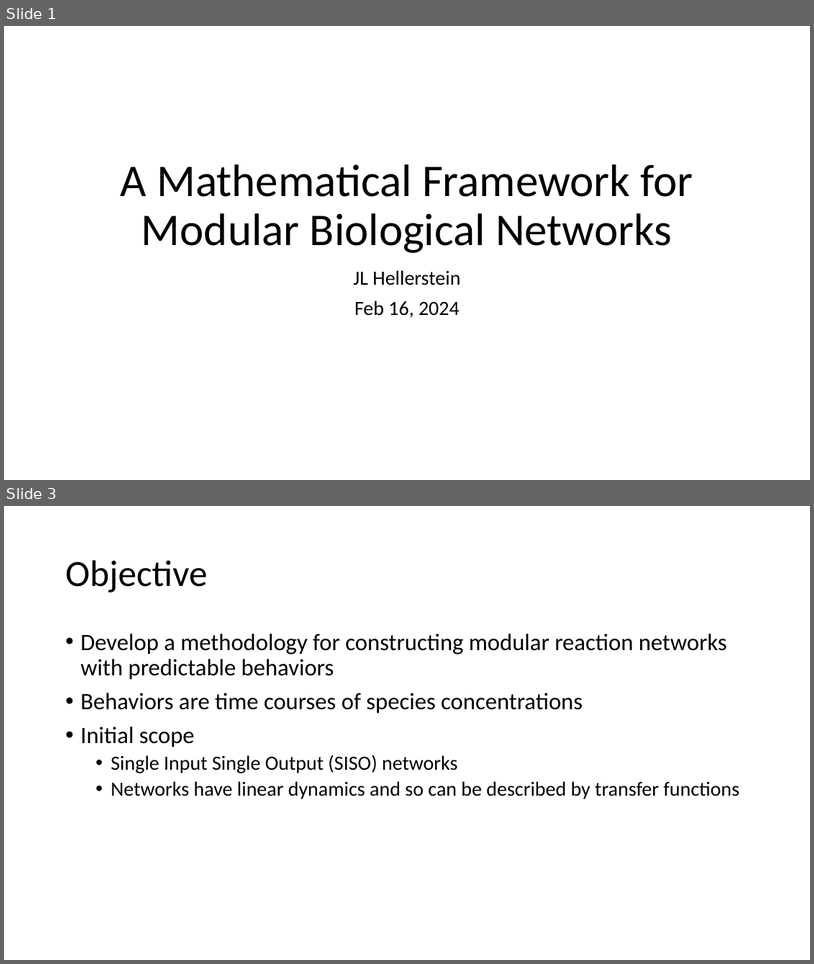
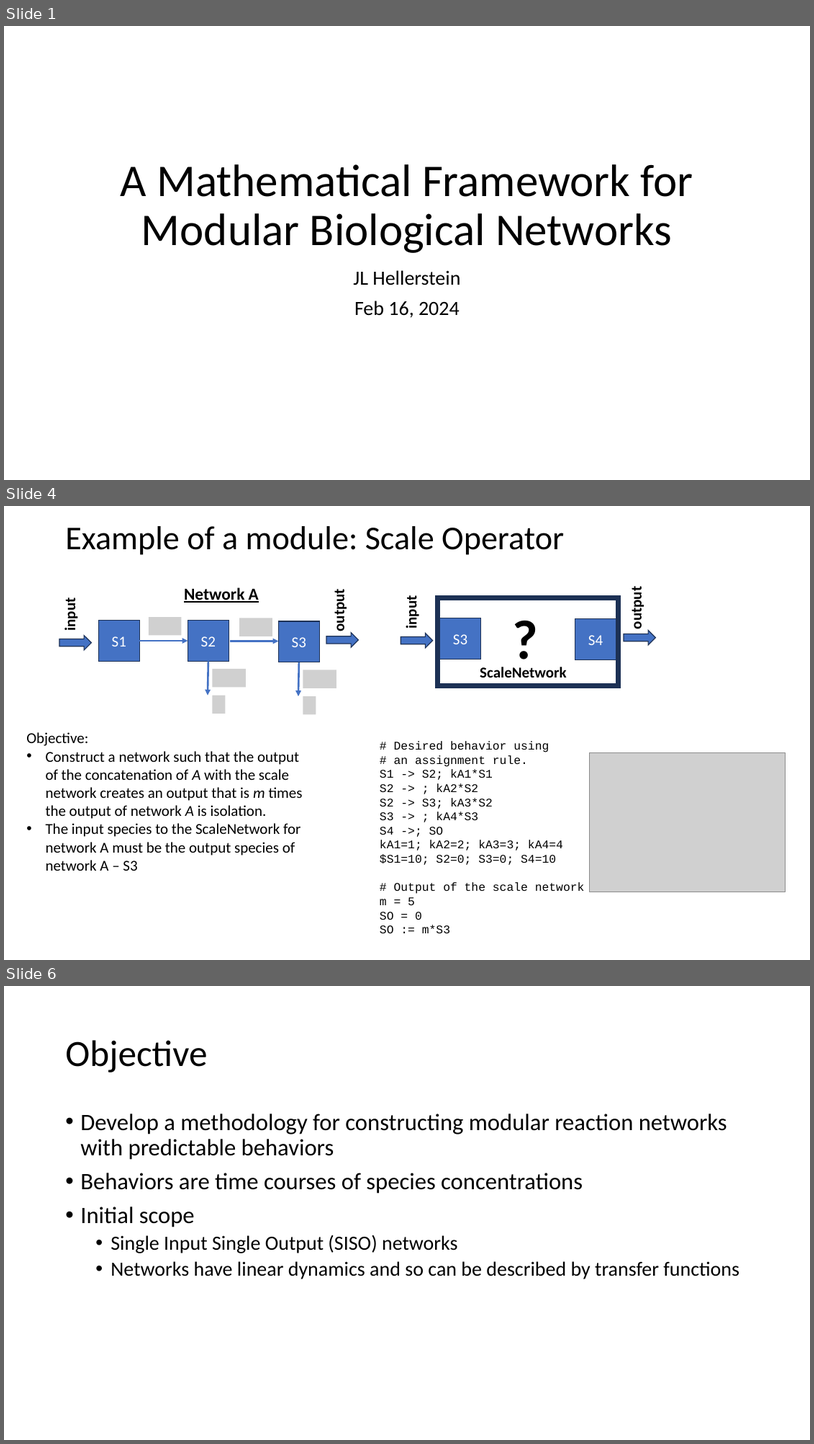
Before and after one commit to joseph-hellerstein/linear_reaction_networks, a slide deck: docs/module_framework.pptx. Shown one above the other, each under a label of ours: slides 1 and 3 before the commit, slides 1, 4 and 6 after it; the slides between them are not shown. The pictures are 814x964 and 814x1444 pixels, drawn with LibreOffice and Linux fonts; fonts in the diff are those of the drawing; grey boxes stand for pictures. Boxes give left, top, right and bottom in pixels: in the first picture for what was removed or moved away, otherwise in the second. Text is boxed around its words. In the diff, an @@ line names an element or a change of style, - is before the commit and + after.

```diff
--- a/docs/module_framework.pptx
+++ b/docs/module_framework.pptx
@@ slide 4 added at <box>4,506,810,960</box>, background #FFFFFF @@
@@ title added at <box>65,526,564,555</box>, 39.6 pt, text #000000 @@
+Example of a module: Scale Operator
@@ text added at <box>184,587,259,602</box>, 20 pt, text #000000, bold, underline @@
+Network A
@@ text added at <box>61,600,80,630</box>, 18 pt, text #000000, bold @@
+input
@@ text added at <box>330,593,349,631</box>, 18 pt, text #000000, bold @@
+output
@@ text added at <box>402,598,421,628</box>, 18 pt, text #000000, bold @@
+input
@@ rectangle added at <box>437,598,619,686</box>, outline #1E3256 6 pt, 18 pt, text #FFFFFF @@
+Scale Network
@@ text added at <box>507,600,545,674</box>, 66 pt, text #000000, bold @@
+?
@@ text added at <box>628,592,646,628</box>, 18 pt, text #000000, bold @@
+output
@@ rectangle added at <box>98,620,139,662</box>, fill #4472C4, outline #1E3256 1 pt, 18 pt, text #FFFFFF @@
+S1
@@ picture added at <box>149,617,181,635</box> @@
@@ rectangle added at <box>188,620,229,662</box>, fill #4472C4, outline #1E3256 1 pt, 18 pt, text #FFFFFF @@
+S2
@@ picture added at <box>239,618,273,636</box> @@
@@ rectangle added at <box>278,621,320,662</box>, fill #4472C4, outline #1E3256 1 pt, 18 pt, text #FFFFFF @@
+S3
@@ right arrow added at <box>327,633,358,647</box>, fill #4472C4, outline #1E3256 1 pt @@
@@ right arrow added at <box>401,633,433,648</box>, fill #4472C4, outline #1E3256 1 pt @@
@@ rectangle added at <box>440,618,481,659</box>, fill #4472C4, outline #1E3256 1 pt, 18 pt, text #FFFFFF @@
+S3
@@ rectangle added at <box>576,618,617,659</box>, fill #4472C4, outline #1E3256 1 pt, 18 pt, text #FFFFFF @@
+S4
@@ right arrow added at <box>624,630,656,644</box>, fill #4472C4, outline #1E3256 1 pt @@
@@ right arrow added at <box>59,636,92,650</box>, fill #4472C4, outline #1E3256 1 pt @@
@@ arrow added from (139, 641) to (188, 641), #4472C4 2.25 pt @@
@@ arrow added from (230, 641) to (278, 641), #4472C4 2.25 pt @@
@@ arrow added from (208, 661) to (208, 695), #4472C4 2.25 pt @@
@@ picture added at <box>212,669,245,687</box> @@
@@ arrow added from (299, 662) to (298, 696), #4472C4 2.25 pt @@
@@ picture added at <box>303,670,336,688</box> @@
@@ text added at <box>480,667,566,677</box>, 18 pt, text #000000, bold @@
+ScaleNetwork
@@ picture added at <box>212,695,226,713</box> @@
@@ picture added at <box>303,696,316,714</box> @@
@@ text added at <box>26,732,303,870</box>, 18 pt, text #000000 @@
+Objective:
+• Construct a network such that the output of the concatenation of A with the scale network creates an output that is m times the output of network A is isolation.
+• The input species to the ScaleNetwork for network A must be the output species of network A – S3
@@ text added at <box>380,741,563,933</box>, 14 pt, text #000000 @@
+# Desired behavior using
+# an assignment rule.
+S1 -> S2; kA1*S1
+S2 -> ; kA2*S2
+S2 -> S3; kA3*S2
+S3 -> ; kA4*S3
+S4 ->; SO
+kA1=1; kA2=2; kA3=3; kA4=4
+$S1=10; S2=0; S3=0; S4=10
+# Output of the scale network
+m = 5
+SO = 0
+SO := m*S3
@@ picture added at <box>590,753,786,892</box> @@
@@ what was slide 3 is now slide 6 @@
```
Also in this commit, not shown: 2 slides changed, 2 other slides added, 1 other file.
